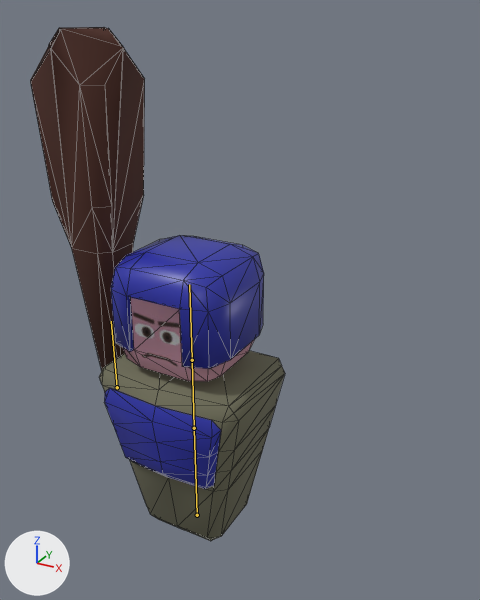
The glTF model public/media/monster/brute.glb, before and after one commit.
The view is the same before and after, from a 50 mm camera at (1.33, -2.02, 2.13) aimed at (0.12, 0.19, 1.03). The axes (+X, +Y, +Z) are drawn at lower left. The lights are the same throughout. The picture after the commit comes second. The bones that bend it are drawn over the model as lines. Mesh edges are drawn as thin lines.

Names of what the first picture shows: 'Brute'.
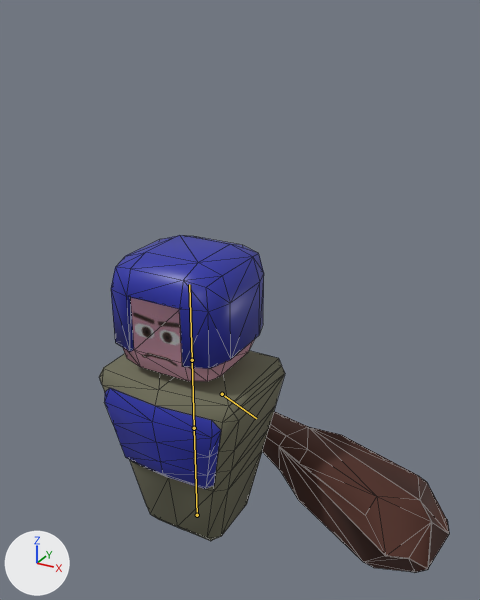
Commit message: feat(monster): let the club of a dead brute fall

The newer file adds an action. The first version stands in its rest pose; the second is drawn at frame 82 of the action 'die'.

Patch to the scene script:
```diff
--- a/public/media/monster/brute.glb.py
+++ b/public/media/monster/brute.glb.py
@@ bone_club @@
 bone_club = bpy.data.objects['Armature'].pose.bones['Club']  # child of 'Upper Torso'
-bone_club.location = (0.0, 0.0, 0.0)
-bone_club.rotation_quaternion = (1.0, 0.0, 0.0, 0.0)  # degrees (0, 0, 0)
+bone_club.location = (0.095, -0.422, -0.771)
+bone_club.rotation_quaternion = (0.623, 0.584, 0.38, -0.356)  # degrees (86, 63, 0)
```

Pixel boxes (x1, y1, x2, y2) of what changed, in the pictures (480 x 600 px):
'Brute', posed (37% wider, 34% shorter)
    before: (31, 27, 285, 541)
    after: (100, 235, 449, 573)
bone 'Club', root to tip
    before: (117, 387) to (111, 321)
    after: (222, 394) to (256, 418)
